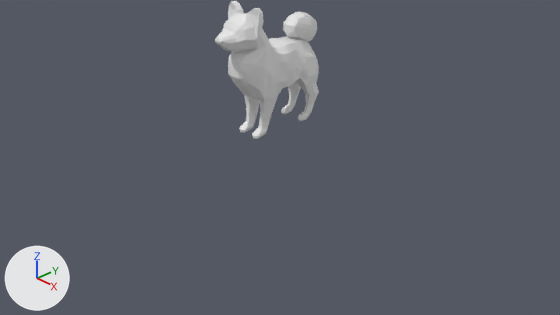
Two versions of the Blender file Nessy.blend, one commit apart.
Both versions are drawn from the file's camera 'Camera'. Arrows for +X, +Y and +Z are at lower left; the lights stay in place.

Before the edit, the objects in view are built like this:
```python
me_cube_001 = bpy.data.meshes.new('Cube.001')
me_cube_001.from_pydata(...)  # 614 vertices, 513 faces; spans x 0.0..0.32, y -1.07..0.69, z 0.49..2.3
ob_cube = bpy.data.objects.new('Cube', me_cube_001)
ob_cube.location = (0.0, 0.0, 0.0)
_m = ob_cube.modifiers.new('Mirror', 'MIRROR')
_m.use_clip = True
```
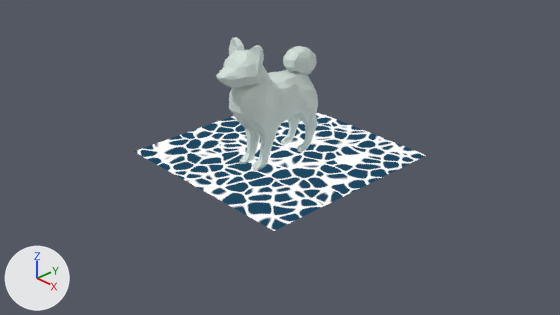
The change, as a list of edits to the scene's bpy script:
```text
Add mat_water:
    mat_water = bpy.data.materials.new('water')
    # nodes: BsdfTransparent, CombineXYZ, Emission, Invert, Mapping, Math, MixShader, OutputMaterial, SeparateXYZ, TexCoord, TexNoise, TexVoronoi, ValToRGB
    # colours: cyan #6bd4ff, black #000000, white #ffffff
Add me_plane:
    me_plane.from_pydata(...)  # 4 vertices, 1 face; spans x -1.5..1.5, y -1.5..1.5, z 0.0
    me_plane.materials.append(mat_water)
Change ob_cube:
    ob_cube.location: (0.0, 0.0, 0.0) -> (0.0, 0.0, -0.49)
Add ob_plane:
    ob_plane = bpy.data.objects.new('Plane', me_plane)
    ob_plane.location = (0.0, 0.0, 0.0)
    ob_plane.visible_shadow = False
```

Boxes [x1, y1, x2, y2] around the edits, measured in the pictures (560 x 315 px):
'Cube', moved
    before: [215, 1, 319, 139]
    after: [216, 37, 318, 171]
'Plane', added
    after: [137, 113, 426, 231]
